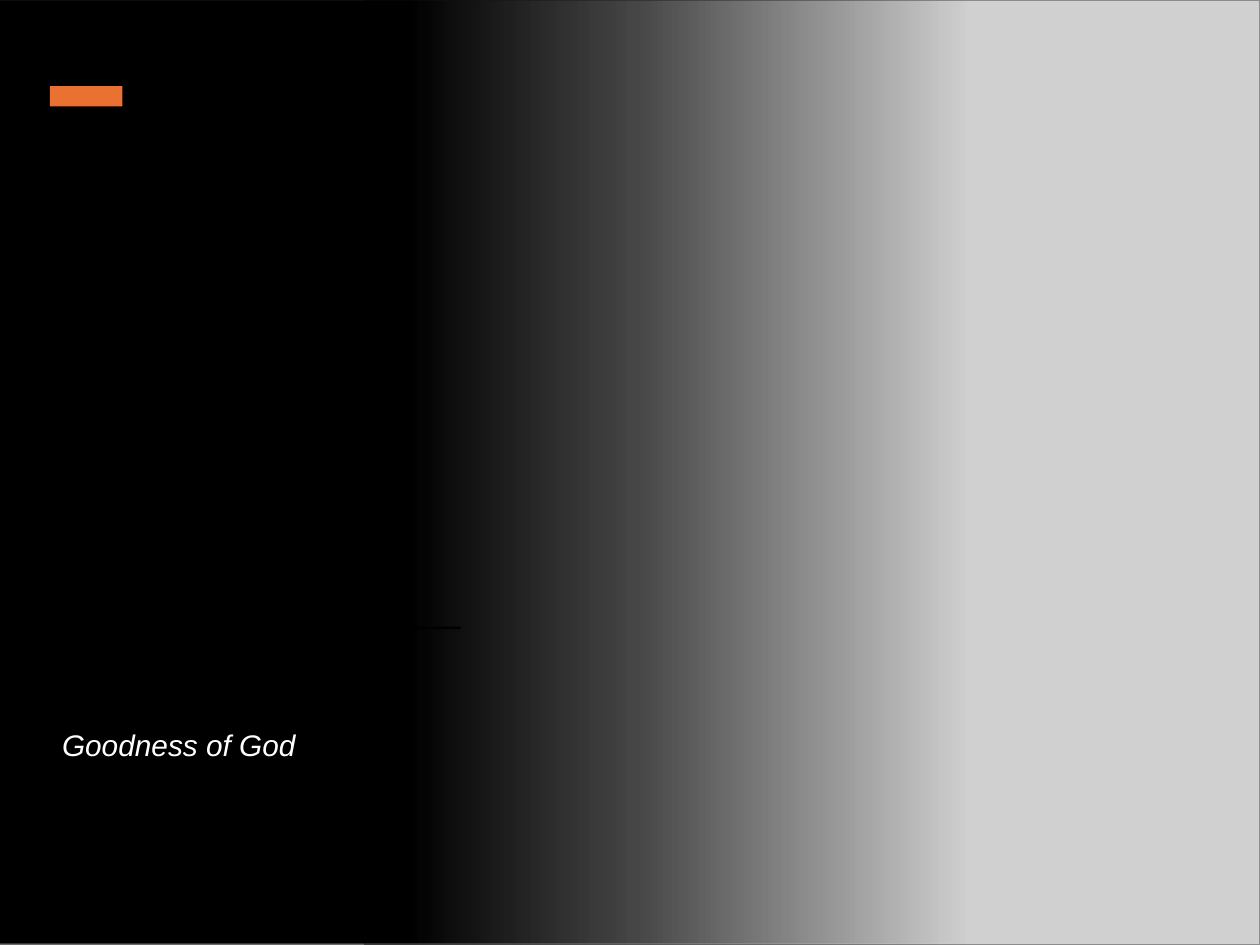
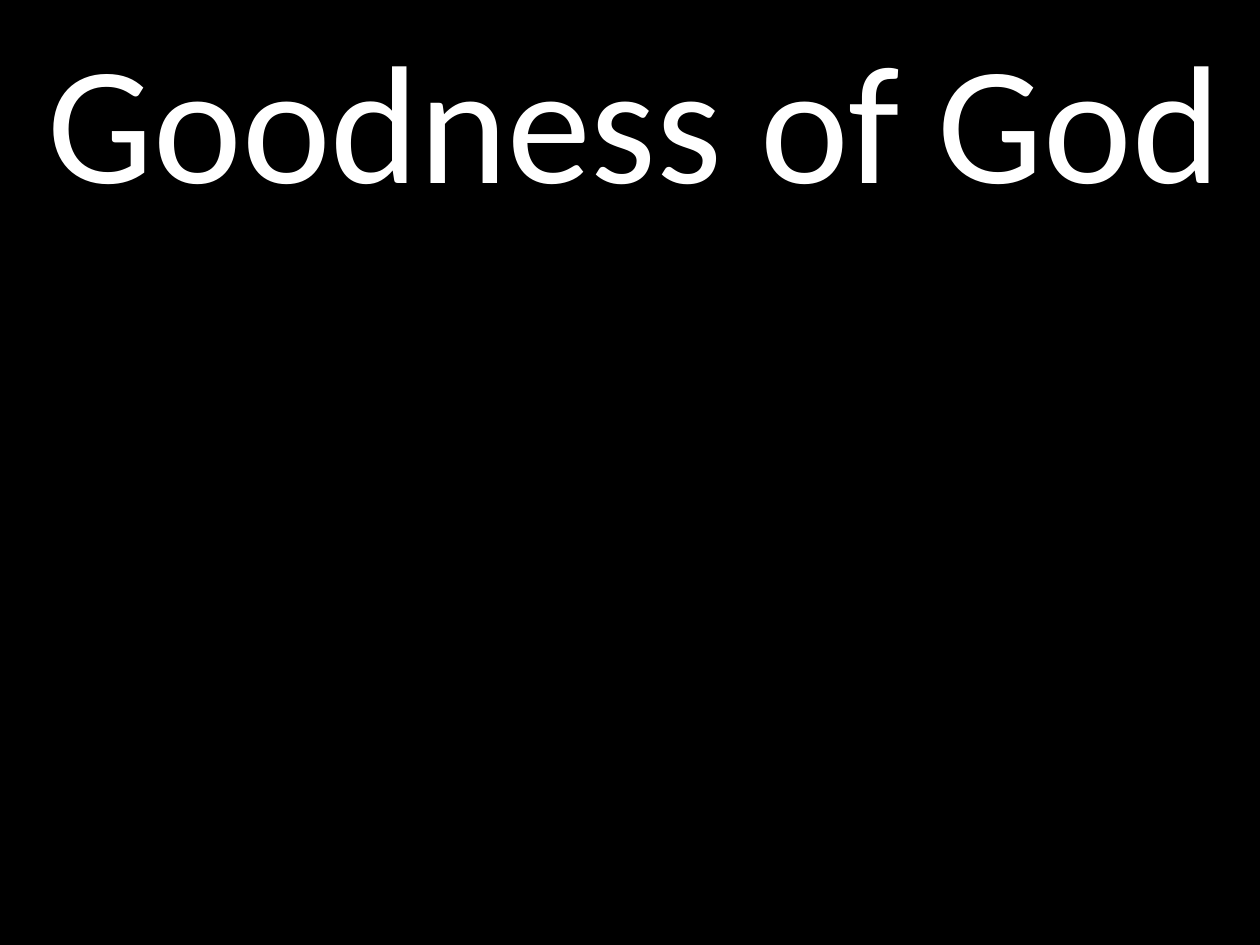
Before and after one commit to kendall412/worship, a slide deck: slide 1 of Goodness of God.pptx. Drawn at 1260x945 pixels with LibreOffice and Linux fonts; fonts in the diff are those of the drawing; grey boxes stand for pictures. Boxes give left, top, right and bottom in pixels: in the first picture for what was removed or moved away, otherwise in the second. Text is boxed around its words. In the diff, an @@ line names an element or a change of style, - is before the commit and + after.

```diff
--- a/Goodness of God.pptx
+++ b/Goodness of God.pptx
@@ background #FFFFFF to #000000 @@
@@ rectangle removed at (0,0,965,945) @@
@@ picture removed at (364,0,1260,945) @@
@@ subtitle "Goodness of God": place and size @@
-subtitle "Goodness of God" at (62,734,295,757)
+subtitle "Goodness of God" at (48,66,1221,185)
@@ subtitle "Goodness of God" at (48,66,1221,185): size 17 to 96 pt, font Arial to Calibri, italic off @@
@@ rectangle removed at (49,87,122,107) @@
@@ rectangle removed at (49,626,460,629) @@
```
Also in this commit, not shown: 10 other slides changed, 14 other files.
